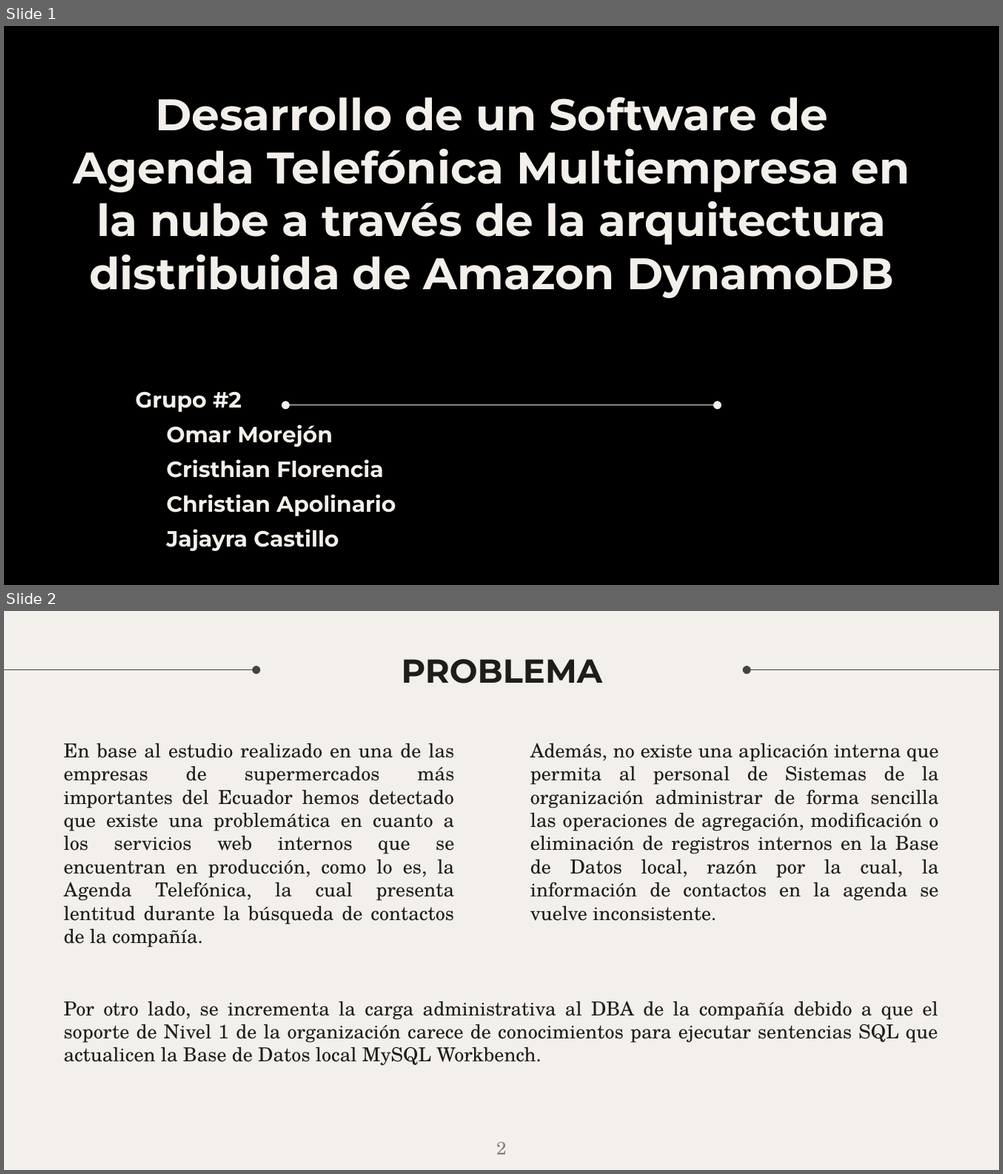
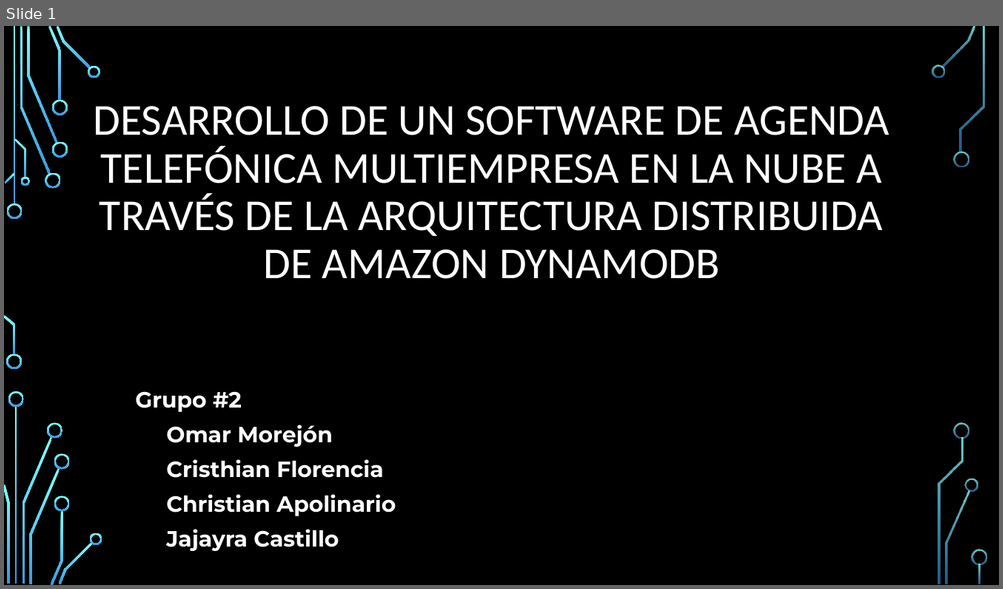
Before and after one commit to karin-romero/WT-Project, a slide deck: group3/Grupo 3 - Proyecto.pptx. Shown one above the other, each under a label of ours: slides 1 and 2 before the commit, slide 1 after it. The pictures are 1003x1174 and 1003x589 pixels, drawn with LibreOffice and Linux fonts; fonts in the diff are those of the drawing; background and template pictures are left out. Boxes give left, top, right and bottom in pixels: in the first picture for what was removed or moved away, otherwise in the second. Text is boxed around its words. In the diff, an @@ line names an element or a change of style, - is before the commit and + after.

```diff
--- a/group3/Grupo 3 - Proyecto.pptx
+++ b/group3/Grupo 3 - Proyecto.pptx
@@ slide 2 removed at box(4, 611, 999, 1170), background picture (left out) @@
@@ arrow removed from (4, 669) to (256, 669) @@
@@ title removed at box(401, 659, 603, 684) @@
-PROBLEMA
@@ arrow removed from (999, 669) to (746, 669) @@
@@ text removed at box(64, 743, 455, 948) @@
-En base al estudio realizado en una de las empresas de supermercados más importantes del Ecuador hemos detectado que existe una problemática en cuanto a los servicios web internos que se encuentran en producción, como lo es, la Agenda Telefónica, la cual presenta lentitud durante la búsqueda de contactos de la compañía.
@@ text removed at box(530, 743, 939, 921) @@
-Además, no existe una aplicación interna que permita al personal de Sistemas de la organización administrar de forma sencilla las operaciones de agregación, modificación o eliminación de registros internos en la Base de Datos local, razón por la cual, la información de contactos en la agenda se vuelve inconsistente.
@@ text removed at box(64, 1001, 938, 1066) @@
-Por otro lado, se incrementa la carga administrativa al DBA de la compañía debido a que el soporte de Nivel 1 de la organización carece de conocimientos para ejecutar sentencias SQL que actualicen la Base de Datos local MySQL Workbench.
@@ page number removed at box(496, 1142, 506, 1155) @@
-2
@@ slide 1 changed as well @@
@@ title at box(94, 106, 889, 279): text changed; font Montserrat to Calibri; text colour #F3EFEA to #FFFFFF; bold off @@
-Desarrollo de un Software de Agenda Telefónica Multiempresa en la nube a través de la arquitectura distribuida de Amazon DynamoDB
+DESARROLLO DE UN SOFTWARE DE AGENDA TELEFÓNICA MULTIEMPRESA EN LA NUBE A TRAVÉS DE LA ARQUITECTURA DISTRIBUIDA DE AMAZON DYNAMODB
@@ text "Grupo #2" at box(135, 392, 395, 551): text colour #F3EFEA to #FFFFFF @@
@@ double arrow removed from (717, 406) to (285, 406) @@
@@ group added at box(4, 26, 987, 585): 33 freeform shapes, 3 rectangles @@
```
Also in this commit, not shown: 2 other slides changed, 1 slide added.
